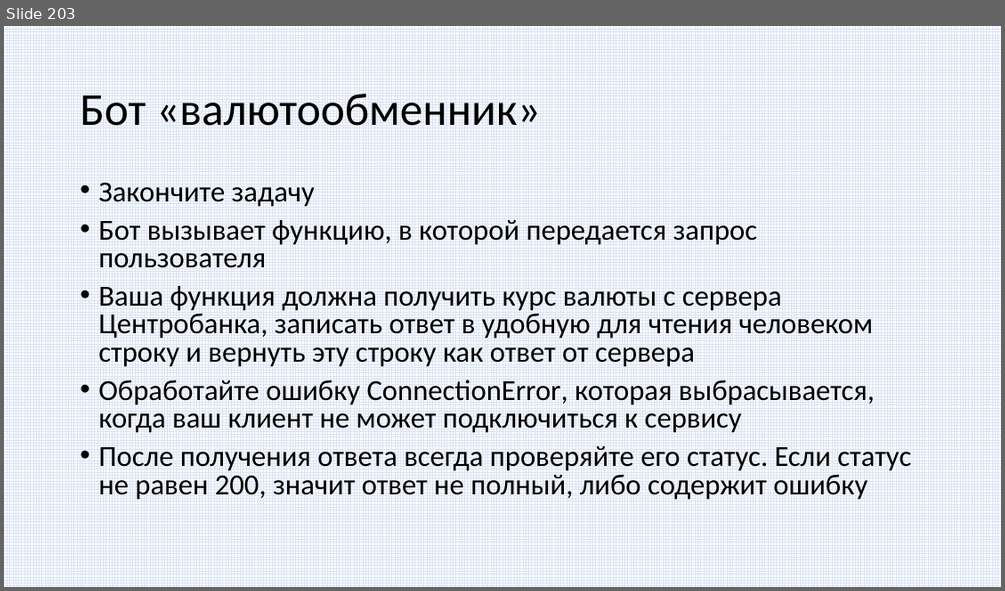
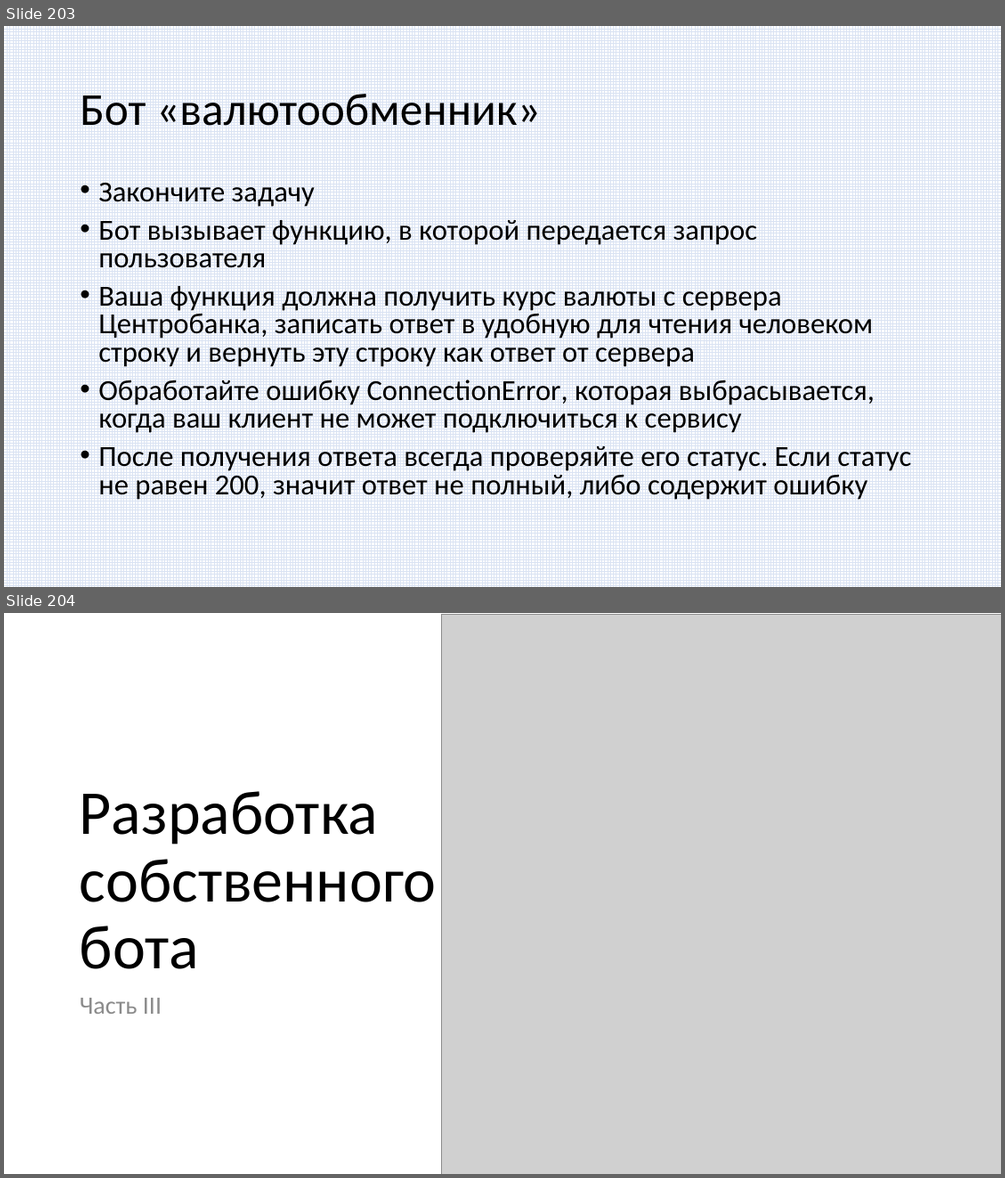
Before and after one commit to paveltsytovich/telegram-course, a slide deck: Presentation/Разработка ботов для телеграмм на Python.pptx. Shown one above the other, each under a label of ours: slide 203 before the commit, slides 203 and 204 after it. The pictures are 1005x591 and 1005x1178 pixels, drawn with LibreOffice and Linux fonts; fonts in the diff are those of the drawing; grey boxes stand for pictures. Boxes give left, top, right and bottom in pixels: in the first picture for what was removed or moved away, otherwise in the second. Text is boxed around its words. In the diff, an @@ line names an element or a change of style, - is before the commit and + after.

```diff
--- a/Presentation/Разработка ботов для телеграмм на Python.pptx
+++ b/Presentation/Разработка ботов для телеграмм на Python.pptx
@@ slide 204 added at (4,613,1001,1174), background #FFFFFF @@
@@ picture added at (442,614,1001,1174) @@
@@ title added at (80,791,437,969), 60 pt, text #000000 @@
+Разработка
+собственного
+бота
@@ text added at (80,997,162,1013), 24 pt, text #8C8C8C @@
+Часть III
```
Also in this commit, not shown: 5 other slides added.
